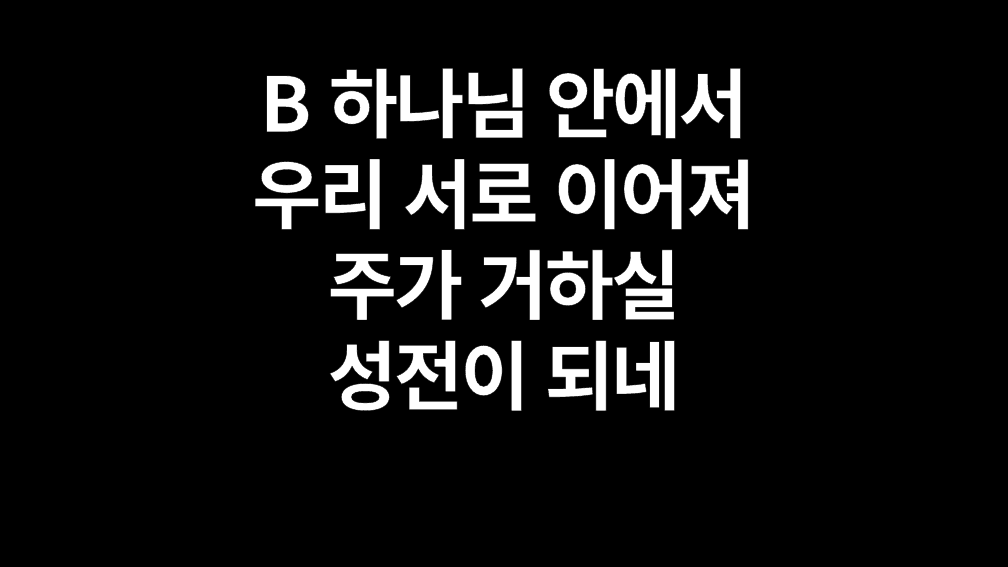
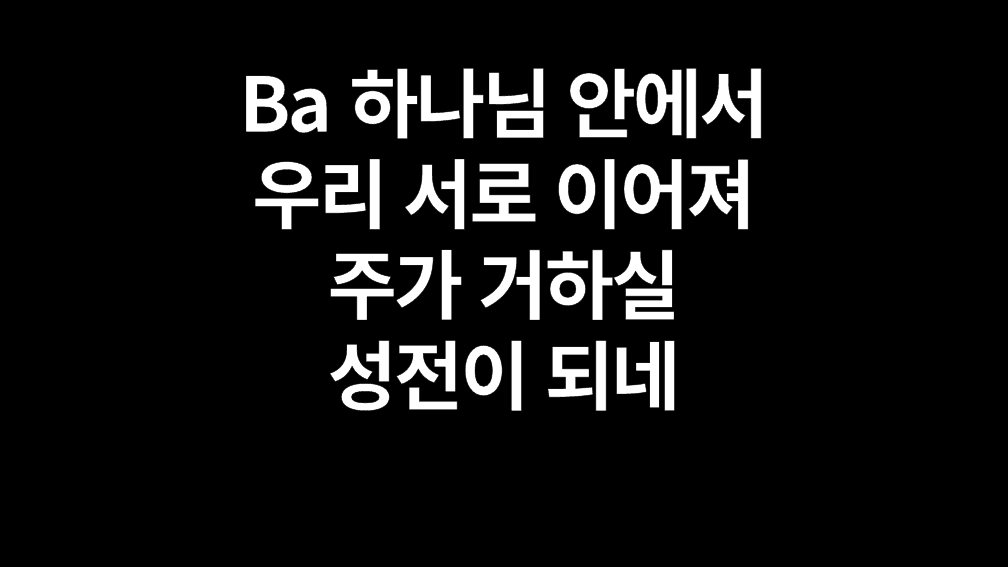
Before and after one commit to JohnHaan/lyrics-generator, a slide deck: slide 4 of songs/song-01/song.pptx. Drawn at 1008x567 pixels with LibreOffice and Linux fonts; fonts in the diff are those of the drawing. Boxes give left, top, right and bottom in pixels: in the first picture for what was removed or moved away, otherwise in the second. Text is boxed around its words. In the diff, an @@ line names an element or a change of style, - is before the commit and + after.

```diff
--- a/songs/song-01/song.pptx
+++ b/songs/song-01/song.pptx
@@ text at (239,68,768,139): text changed @@
-B 하나님 안에서
+Ba 하나님 안에서
```
Also in this commit, not shown: 2 other slides changed, 1 slide removed, 11 other files.
